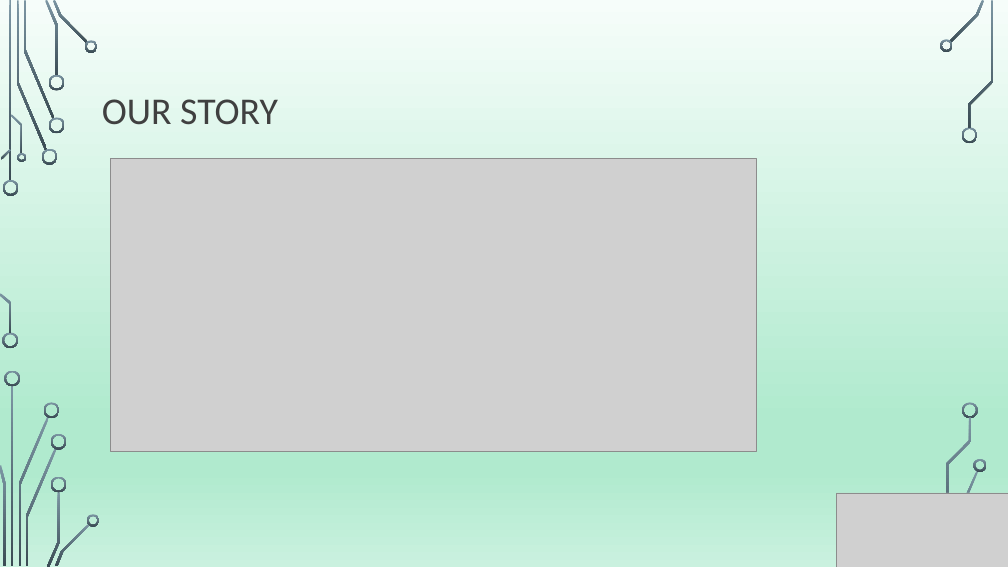
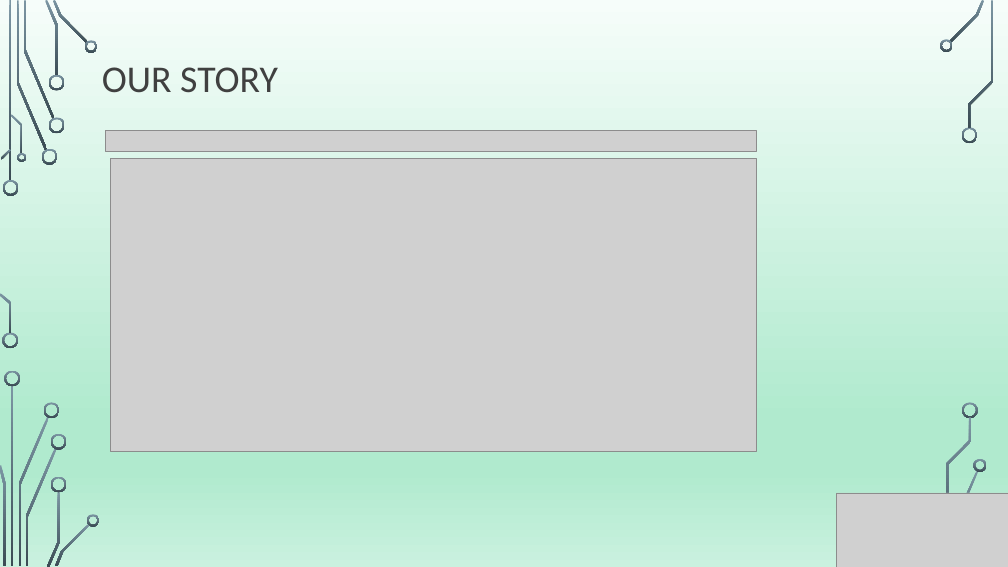
Before and after one commit to charlim26/Project-2-EV, a slide deck: slide 6 of Project2-EV Presentation.pptx. Drawn at 1008x567 pixels with LibreOffice and Linux fonts; fonts in the diff are those of the drawing; grey boxes stand for pictures; background and template pictures are left out. Boxes give left, top, right and bottom in pixels: in the first picture for what was removed or moved away, otherwise in the second. Text is boxed around its words. In the diff, an @@ line names an element or a change of style, - is before the commit and + after.

```diff
--- a/Project2-EV Presentation.pptx
+++ b/Project2-EV Presentation.pptx
@@ title "OUR STORY": place and size @@
-title "OUR STORY" at <box>102,99,278,125</box>
+title "OUR STORY" at <box>102,67,278,93</box>
@@ picture added at <box>106,130,756,151</box> @@
```
Also in this commit, not shown: 1 other file.
